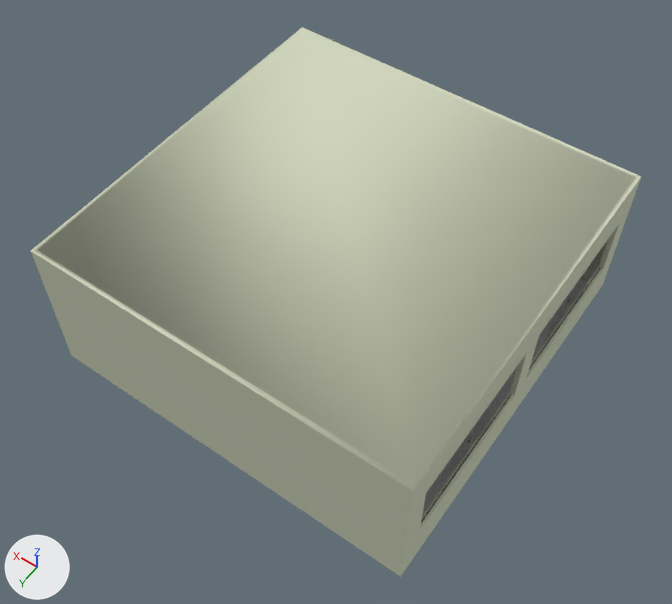
Renders of the FBX model Assets/Models/SalaBiologia.fbx from each side of a commit.
Camera for both pictures: a 50 mm lens placed at (-57.2, 82.8, 135.4), pointed at (-1.0, 4.1, 11.7). Arrows for +X, +Y and +Z are at lower left; the lights stay in place. Where no turn or scale is listed for an object, it has been applied to the vertices. Vertices at the same position are counted once.

Names of what the first picture shows: 'Janela2', 'Janela3', 'Paredes'.
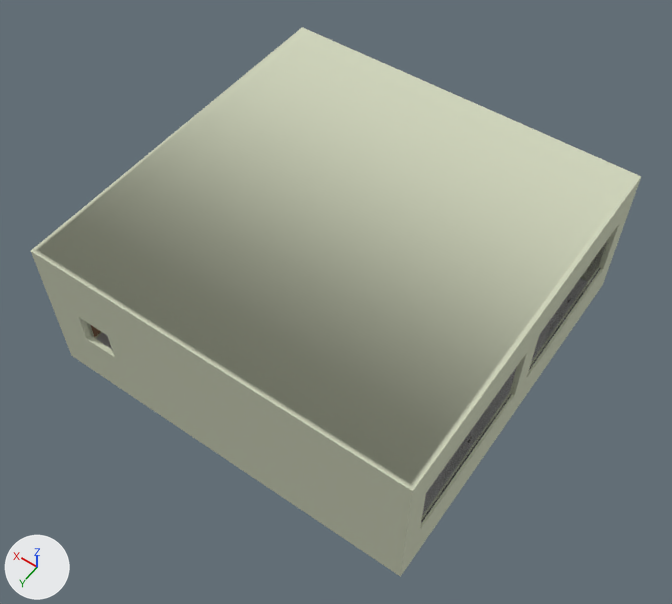
Boxes [x1, y1, x2, y2] around the edits, measured in the pictures (672 x 604 px):
part 1 of me_plane, built on: [32, 255, 412, 577] in both

Patch to the scene script:
```diff
--- a/Assets/Models/SalaBiologia.fbx.py
+++ b/Assets/Models/SalaBiologia.fbx.py
@@ me_plane @@
 # used by ob_paredes; location = (0.0, 0.0, 1.7)
-me_plane.from_pydata(...)  # 150 vertices, 93 faces; spans x -34.1..34.1, y -34.1..34.1, z 0.0..27.7
+me_plane.from_pydata(...)  # 158 vertices, 103 faces; spans x -34.1..34.1, y -34.1..34.1, z 0.0..27.7
+# me_plane part 1
+# 3 faces are deleted
+# 8 vertices are added at x 21.2..27.5, y 33.3..34.1, z 10.4..16.3
+# 13 new faces join them, mat_material_002 (light grey #d2d7bd)
 me_plane.materials.append(mat_material_001)
```
